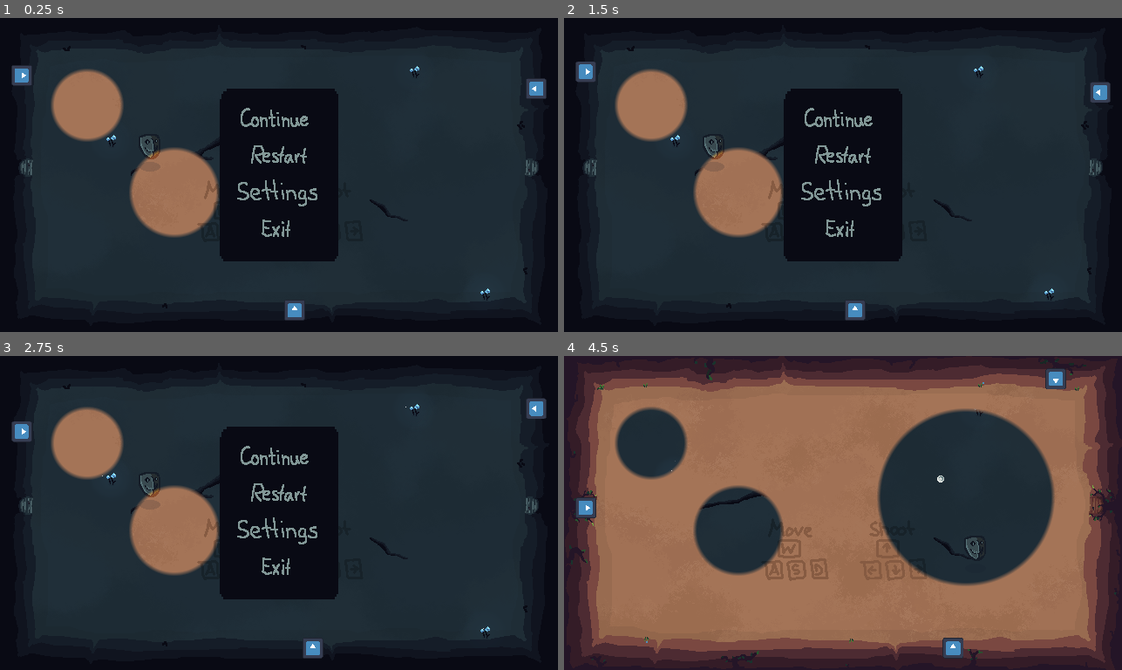
Above: before the commit, frames 1-4 (two rows, left to right).
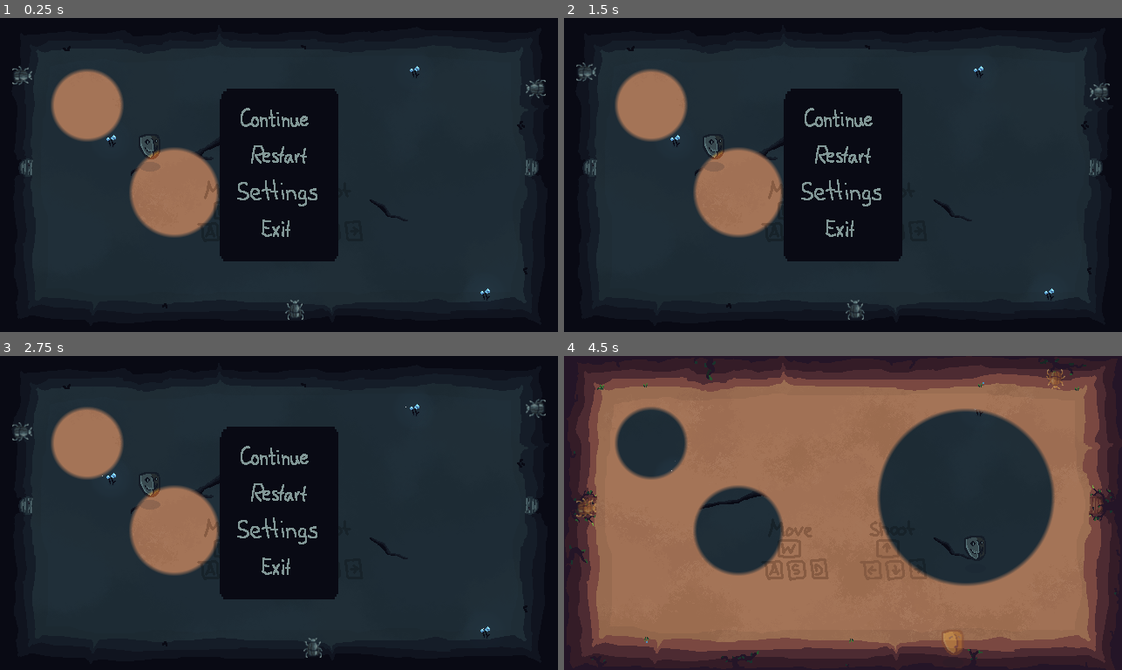
Above: after the commit, the same moments.

Repository: MarcelBlasius/Global-Game-Jam-2026
Game: Godot game, scene res://scenes/main_scene.tscn
Same seed, same stepped clock (60 frames per second), same inputs: the game is played once before the commit and once after it. The engine's default icon, where the game draws it, is replaced by a stand-in: a white triangle on a blue panel in a dark square.
Inputs (mouse positions are in pixels of both pictures, inside the frame that each line leads up to):
- Up to frame 1 (0.25 s): no input
- Up to frame 2 (1.5 s): click (843, 156) at 0.5 s; click (843, 156) at 1.25 s
- Up to frame 3 (2.75 s): click (279, 494) at 2 s
- Up to frame 4 (4.5 s): click (843, 456) at 2.75 s; tap Enter at 3.5 s; move the mouse to (965, 497) at 3.52 s; hold D (right) 3.53-4.28 s; tap Shift at 3.6 s; click (965, 497) at 3.67 s; move the mouse to (731, 528) at 4.27 s; hold S (down) from 4.28 s (still down); tap Ctrl at 4.35 s

The runs differ from the first frame. In frame 1, 0.6% of the frame differs, in the area x 2-98%, y 15-97%; in frame 2, 0.6%; in frame 3, 0.6%; in frame 4, 0.8%, in the area x 2-90%, y 4-97%.

Commit message:
clean up and added sprites to beetles

Diff:
--- /dev/null
+++ b/spectra/scenes/enemies/GreyBeetle.tscn
@@ -0,0 +1,63 @@
+[gd_scene format=3 uid="uid://cp8s52c5gtk3a"]
+
+[ext_resource type="Script" uid="uid://b81v06w2wjjhk" path="res://scripts/arrow_trap.gd" id="1_3l0u4"]
+[ext_resource type="Shader" uid="uid://cstew5jd8ujmt" path="res://shaders/flash.gdshader" id="2_gfvr7"]
+[ext_resource type="Texture2D" uid="uid://b06ewonenu7hk" path="res://ressources/spritesheet.png" id="3_buurg"]
+
+[sub_resource type="RectangleShape2D" id="RectangleShape2D_3l0u4"]
+size = Vector2(7.666663, 10.333332)
+
+[sub_resource type="ShaderMaterial" id="ShaderMaterial_sck2v"]
+resource_local_to_scene = true
+shader = ExtResource("2_gfvr7")
+shader_parameter/active = false
+shader_parameter/flash_color = Vector4(0.8, 0.5, 0.5, 1)
+shader_parameter/alpha = 0.5
+
+[sub_resource type="AtlasTexture" id="AtlasTexture_3p0wh"]
+atlas = ExtResource("3_buurg")
+region = Rect2(1444, 517, 22, 23)
+
+[sub_resource type="ShaderMaterial" id="ShaderMaterial_brcl1"]
+resource_local_to_scene = true
+shader = ExtResource("2_gfvr7")
+shader_parameter/active = false
+shader_parameter/flash_color = Vector4(0.8, 0.5, 0.5, 1)
+shader_parameter/alpha = 1.0
+
+[sub_resource type="AtlasTexture" id="AtlasTexture_k7ogl"]
+atlas = ExtResource("3_buurg")
+region = Rect2(1476, 517, 22, 23)
+
+[node name="GrayBeetle" type="CharacterBody2D" unique_id=1298705077]
+collision_layer = 8
+collision_mask = 2
+platform_floor_layers = 4294967040
+script = ExtResource("1_3l0u4")
+fire_rate = 4.0
+
+[node name="CollisionPolygon2D" type="CollisionShape2D" parent="." unique_id=466469136]
+position = Vector2(-12.281251, -12.03125)
+scale = Vector2(0.1875, 0.1875)
+shape = SubResource("RectangleShape2D_3l0u4")
+
+[node name="ShootTimer" type="Timer" parent="." unique_id=1316644018]
+one_shot = true
+
+[node name="RotationCooldown" type="Timer" parent="." unique_id=1092714016]
+wait_time = 0.5
+one_shot = true
+
+[node name="World1" type="Node2D" parent="." unique_id=331871653]
+
+[node name="Sprite2D" type="Sprite2D" parent="World1" unique_id=2108009331]
+material = SubResource("ShaderMaterial_sck2v")
+texture = SubResource("AtlasTexture_3p0wh")
+
+[node name="World2" type="Node2D" parent="." unique_id=1367569755]
+
+[node name="Sprite2D" type="Sprite2D" parent="World2" unique_id=2027138100]
+material = SubResource("ShaderMaterial_brcl1")
+texture = SubResource("AtlasTexture_k7ogl")
+
+[connection signal="ready" from="." to="." method="_on_ready"]
--- a/spectra/scenes/enemies/chaser.tscn
+++ b/spectra/scenes/enemies/chaser.tscn
@@ -1,13 +1,14 @@
-[gd_scene format=3 uid="uid://cuw6wn26vnnpm"]
+[gd_scene format=3 uid="uid://x5paqvr5tgdc"]
 
 [ext_resource type="Script" uid="uid://chhxqsa40oops" path="res://scripts/enemy.gd" id="1_md0e3"]
 [ext_resource type="Texture2D" uid="uid://bursdnrr6dso4" path="res://icon.svg" id="2_4ra3w"]
-[ext_resource type="Shader" path="res://shaders/flash.gdshader" id="2_5uy6h"]
+[ext_resource type="Shader" uid="uid://cstew5jd8ujmt" path="res://shaders/flash.gdshader" id="2_5uy6h"]
 
 [sub_resource type="ShaderMaterial" id="ShaderMaterial_c4w8v"]
 shader = ExtResource("2_5uy6h")
 shader_parameter/active = false
 shader_parameter/flash_color = Vector4(0.95, 0.5, 0.5, 0)
+shader_parameter/alpha = 1.0
 
 [node name="chaser" type="CharacterBody2D" unique_id=1170387137 groups=["enemies"]]
 script = ExtResource("1_md0e3")
--- a/spectra/scenes/enemy.tscn
+++ b/spectra/scenes/enemy.tscn
@@ -1,13 +1,14 @@
-[gd_scene format=3 uid="uid://c6el76nrgrp08"]
+[gd_scene format=3 uid="uid://b25wp58kkbixo"]
 
 [ext_resource type="Script" uid="uid://chhxqsa40oops" path="res://scripts/enemy.gd" id="1_md0e3"]
 [ext_resource type="Texture2D" uid="uid://bursdnrr6dso4" path="res://icon.svg" id="2_4ra3w"]
-[ext_resource type="Shader" path="res://shaders/flash.gdshader" id="2_5uy6h"]
+[ext_resource type="Shader" uid="uid://cstew5jd8ujmt" path="res://shaders/flash.gdshader" id="2_5uy6h"]
 
 [sub_resource type="ShaderMaterial" id="ShaderMaterial_c4w8v"]
 shader = ExtResource("2_5uy6h")
 shader_parameter/active = false
 shader_parameter/flash_color = Vector4(0.8, 0.5, 0.5, 1)
+shader_parameter/alpha = 1.0
 
 [node name="enemy" type="CharacterBody2D" unique_id=1170387137 groups=["enemies"]]
 script = ExtResource("1_md0e3")
--- a/spectra/scenes/main_scene.tscn
+++ b/spectra/scenes/main_scene.tscn
@@ -6,7 +6,7 @@
 [ext_resource type="Shader" uid="uid://d2s8gjwxai8qe" path="res://shaders/combine_textures.gdshader" id="4_oji5d"]
 [ext_resource type="PackedScene" uid="uid://bv25mwaky7njn" path="res://scenes/silas/background.tscn" id="5_nugp1"]
 [ext_resource type="PackedScene" uid="uid://cvq60bc51xilo" path="res://scenes/player.tscn" id="6_4la4h"]
-[ext_resource type="PackedScene" uid="uid://cp8s52c5gtk3a" path="res://scenes/traps/arrow_trap.tscn" id="7_c1pb6"]
+[ext_resource type="PackedScene" uid="uid://cp8s52c5gtk3a" path="res://scenes/enemies/GreyBeetle.tscn" id="7_c1pb6"]
 [ext_resource type="AudioStream" uid="uid://dt0jv8scmnscu" path="res://ressources/dark_theme.mp3" id="7_c16ls"]
 [ext_resource type="PackedScene" uid="uid://dt2713sbc5xi5" path="res://scenes/silas/game_menu.tscn" id="8_18nlu"]
 
@@ -78,14 +78,14 @@
 
 [node name="Background" parent="." unique_id=250843349 instance=ExtResource("5_nugp1")]
 
-[node name="ArrowTrap3" parent="." unique_id=1298705077 instance=ExtResource("7_c1pb6")]
+[node name="GrayBeetle" parent="." unique_id=1298705077 instance=ExtResource("7_c1pb6")]
 position = Vector2(327.1, 334.9)
 
-[node name="ArrowTrap" parent="." unique_id=2125647504 instance=ExtResource("7_c1pb6")]
+[node name="GrayBeetle1" parent="." unique_id=2125647504 instance=ExtResource("7_c1pb6")]
 position = Vector2(614.9, 92)
 rotation = -1.5707964
 
-[node name="ArrowTrap2" parent="." unique_id=992459231 instance=ExtResource("7_c1pb6")]
+[node name="GrayBeetle2" parent="." unique_id=992459231 instance=ExtResource("7_c1pb6")]
 position = Vector2(25.1, 55)
 rotation = 1.5707964
 
--- a/spectra/scenes/traps/arrow_trap.tscn
+++ /dev/null
@@ -1,32 +0,0 @@
-[gd_scene format=3 uid="uid://cp8s52c5gtk3a"]
-
-[ext_resource type="Script" uid="uid://b81v06w2wjjhk" path="res://scripts/arrow_trap.gd" id="1_3l0u4"]
-[ext_resource type="Texture2D" uid="uid://bursdnrr6dso4" path="res://icon.svg" id="2_gfvr7"]
-
-[sub_resource type="RectangleShape2D" id="RectangleShape2D_3l0u4"]
-size = Vector2(7.666663, 10.333332)
-
-[node name="ArrowTrap" type="CharacterBody2D" unique_id=1298705077]
-collision_layer = 8
-collision_mask = 2
-platform_floor_layers = 4294967040
-script = ExtResource("1_3l0u4")
-fire_rate = 4.0
-
-[node name="Sprite2D" type="Sprite2D" parent="." unique_id=2108009331]
-scale = Vector2(0.1875, 0.1875)
-texture = ExtResource("2_gfvr7")
-
-[node name="CollisionPolygon2D" type="CollisionShape2D" parent="." unique_id=466469136]
-position = Vector2(-12.281251, -12.03125)
-scale = Vector2(0.1875, 0.1875)
-shape = SubResource("RectangleShape2D_3l0u4")
-
-[node name="ShootTimer" type="Timer" parent="." unique_id=1316644018]
-one_shot = true
-
-[node name="RotationCooldown" type="Timer" parent="." unique_id=1092714016]
-wait_time = 0.5
-one_shot = true
-
-[connection signal="ready" from="." to="." method="_on_ready"]
--- a/spectra/scripts/arrow_trap.gd
+++ b/spectra/scripts/arrow_trap.gd
@@ -9,8 +9,39 @@
 @onready var sprite = $Sprite2D
 
 var direction: Vector2
-var last_collision : int
-var before_last_collision: int
+
+var view1 : Node;
+var view2 : Node;
+var spriteParent1 : Node;
+var spriteParent2 : Node;
+var sprite1 : Sprite2D
+var sprite2 : Sprite2D
+
+func _ready() -> void:
+	view1 = get_node("/root/main_scene/Subview1")
+	view2 = get_node("/root/main_scene/Subview2")
+	spriteParent1 = $World1
+	spriteParent2 = $World2
+	sprite1 = $World1/Sprite2D
+	sprite2 = $World2/Sprite2D
+	sprite1.z_index = 1000
+	sprite2.z_index = 1000
+
+	var old_global1 := spriteParent1.global_transform as Transform2D
+
+	spriteParent1.get_parent().remove_child(spriteParent1)
+	view1.add_child(spriteParent1)
+	spriteParent1.global_transform = old_global1
+
+	var old_global2 := spriteParent2.global_transform as Transform2D
+
+	spriteParent2.get_parent().remove_child(spriteParent2)
+	view2.add_child(spriteParent2)
+	spriteParent2.global_transform = old_global2
+
+func _process(delta: float) -> void:
+	spriteParent1.global_transform = global_transform
+	spriteParent2.global_transform = global_transform
 
 func cooldown_collider():
 	var own_collider = $CollisionPolygon2D
@@ -46,7 +77,7 @@
 
 	if !shoot_timer.is_stopped(): return
 
-	var size = sprite.get_rect().size * sprite.scale
+	var size = sprite1.get_rect().size * sprite1.scale
 	var offset = transform.y * size.y
 
 	spawn_bullet(-transform.y, -offset)
